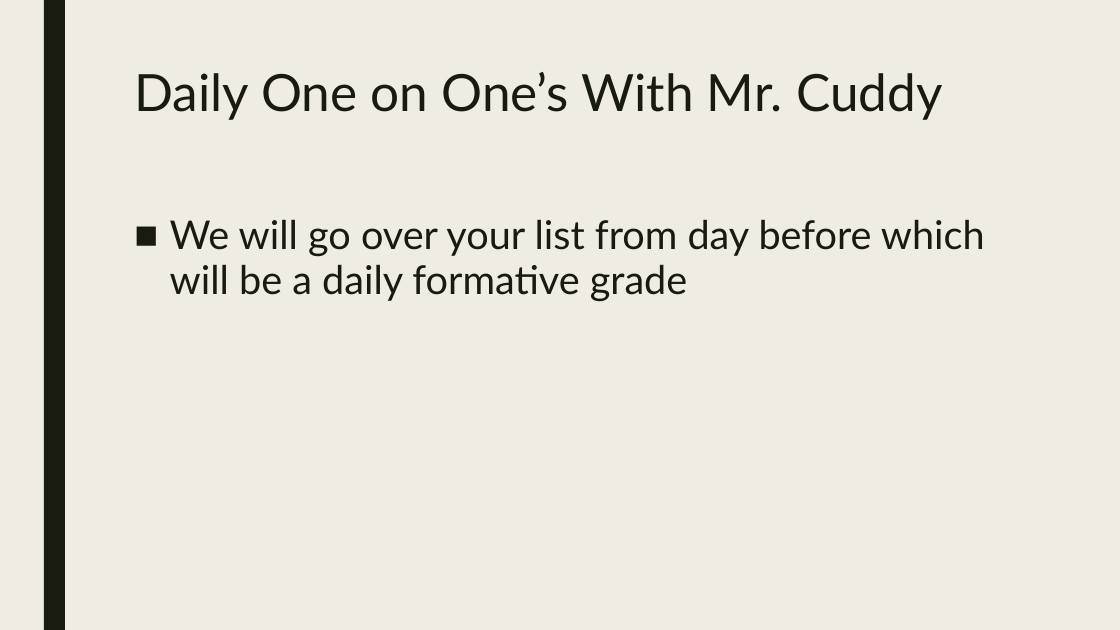
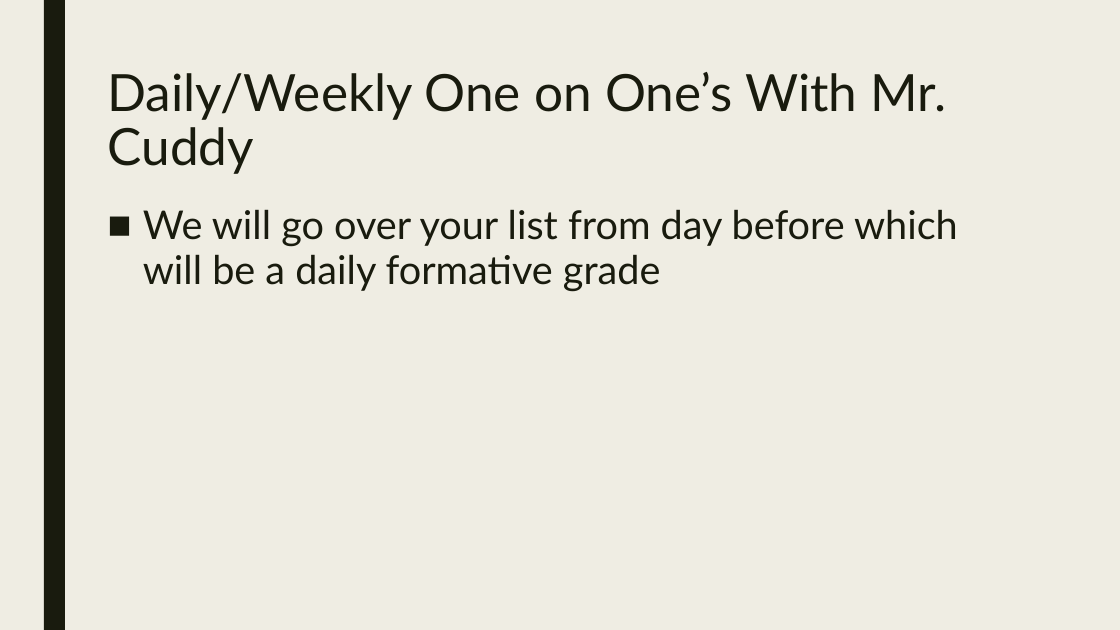
Before and after one commit to codecuddy/math_analysis, a slide deck: slide 8 of 2nd Semester/MathAnalysis_Day_050 Focus on Project Goals.pptx. Drawn at 1120x630 pixels with LibreOffice and Linux fonts; fonts in the diff are those of the drawing. Boxes give left, top, right and bottom in pixels: in the first picture for what was removed or moved away, otherwise in the second. Text is boxed around its words. In the diff, an @@ line names an element or a change of style, - is before the commit and + after.

```diff
--- a/2nd Semester/MathAnalysis_Day_050 Focus on Project Goals.pptx
+++ b/2nd Semester/MathAnalysis_Day_050 Focus on Project Goals.pptx
@@ title at (108,72,947,174): text changed @@
-Daily One on One’s With Mr. Cuddy
+Daily/Weekly One on One’s With Mr. Cuddy
@@ text "We will go over your ...": place and size @@
-text "We will go over your ..." at (170,219,985,302)
+text "We will go over your ..." at (143,209,958,292)
```
Also in this commit, not shown: 4 other slides changed, 2 slides added, 2 slides removed, 38 other files.
